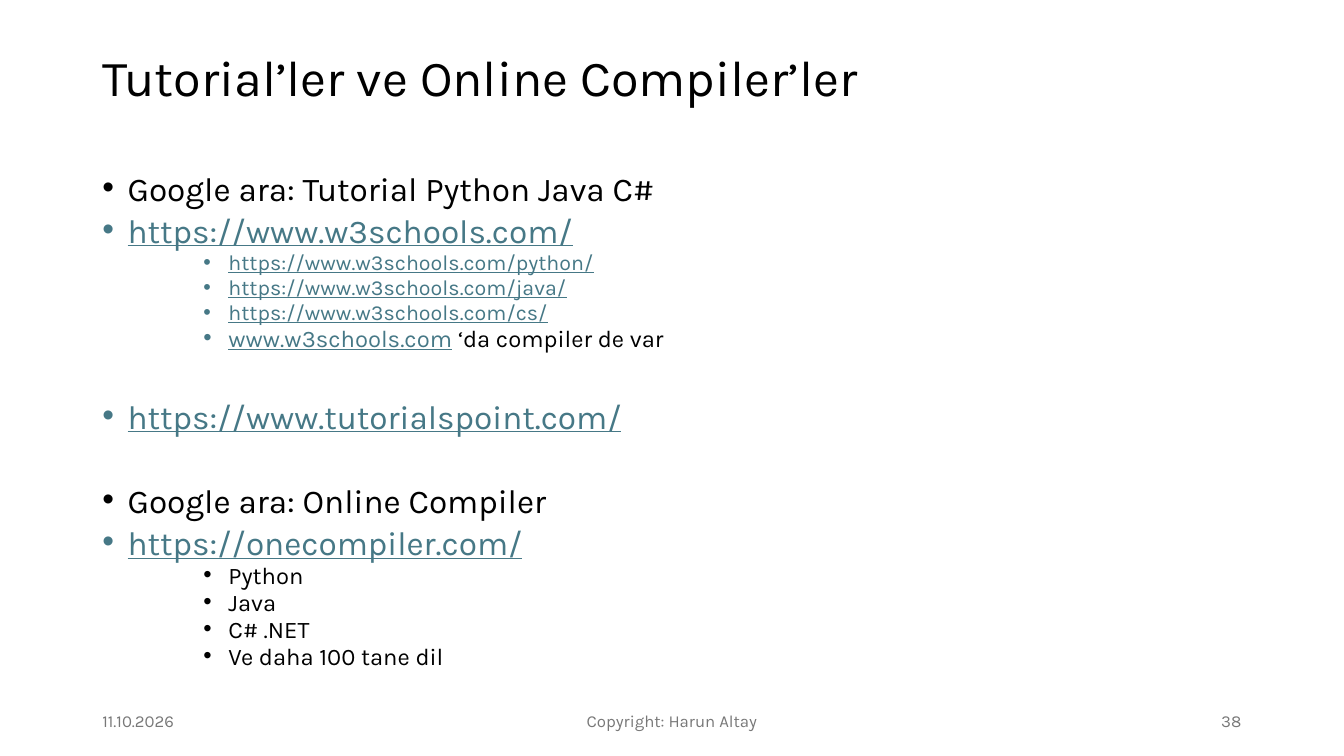
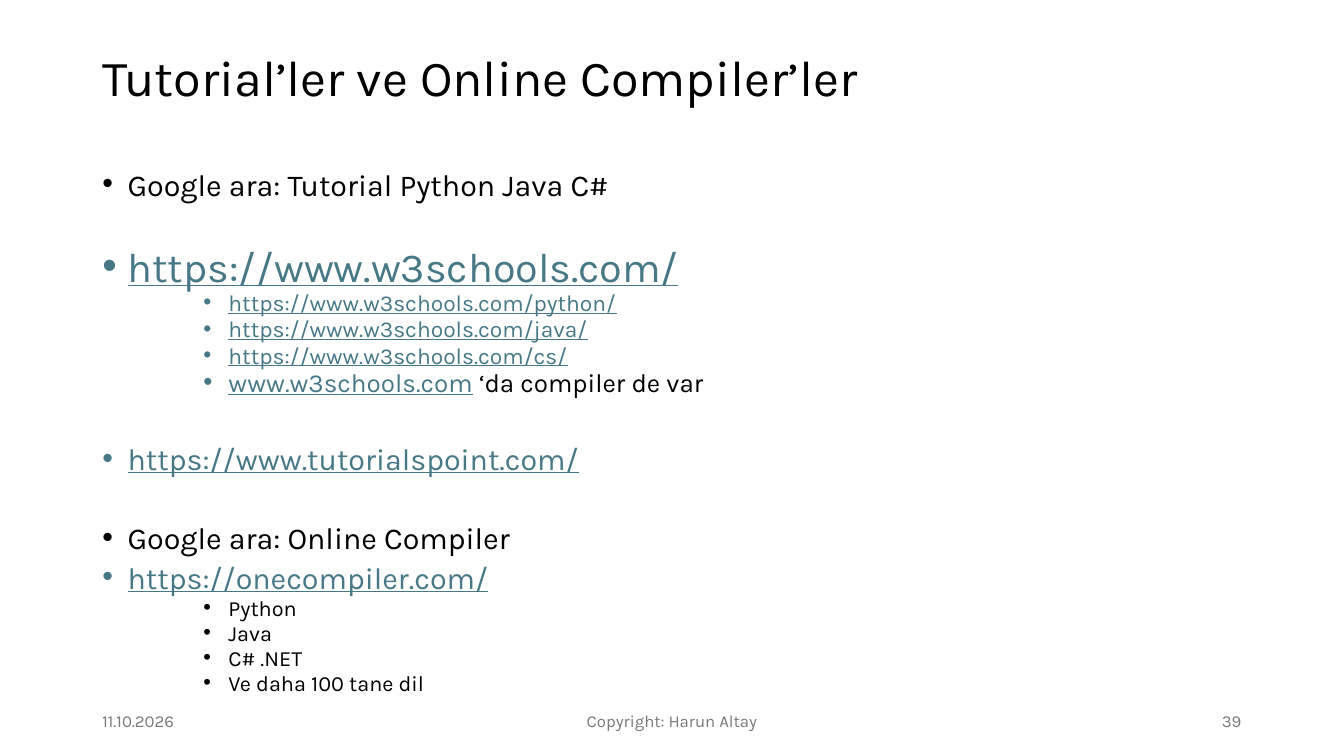
Before and after one commit to harunaltay/harunaltay.github.io, a slide deck: slide 39 of prog-diller/yazilim-sunum/Yazilim-Programlama-Dilleri-Giris.pptx (slide 38 before the commit). Drawn at 1344x756 pixels with LibreOffice and Linux fonts; fonts in the diff are those of the drawing. Boxes give left, top, right and bottom in pixels: in the first picture for what was removed or moved away, otherwise in the second. Text is boxed around its words. In the diff, an @@ line names an element or a change of style, - is before the commit and + after.

```diff
--- a/prog-diller/yazilim-sunum/Yazilim-Programlama-Dilleri-Giris.pptx
+++ b/prog-diller/yazilim-sunum/Yazilim-Programlama-Dilleri-Giris.pptx
@@ text "Google ara: Tutorial Python Java ..." at [128, 175, 703, 692]: size 23.8 to 21.7 pt in "Google ara: Tutorial Python Java C#", "https://www.tutorialspoint.com/", "Google ara: Online Compiler", "https://onecompiler.com/"; size 23.8 to 29.4 pt in "https://www.w3schools.com/"; size 15.3 to 16.3 pt in "https://www.w3schools.com/python/", "https://www.w3schools.com/java/", "https://www.w3schools.com/cs/"; size 17 to 18.6 pt in "www.w3schools.com ‘da compiler de var"; size 17 to 15.5 pt in "Python", "Java", "C# .NET", "Ve daha 100 tane dil" @@
```
Also in this commit, not shown: 1 slide added, 1 other file.
